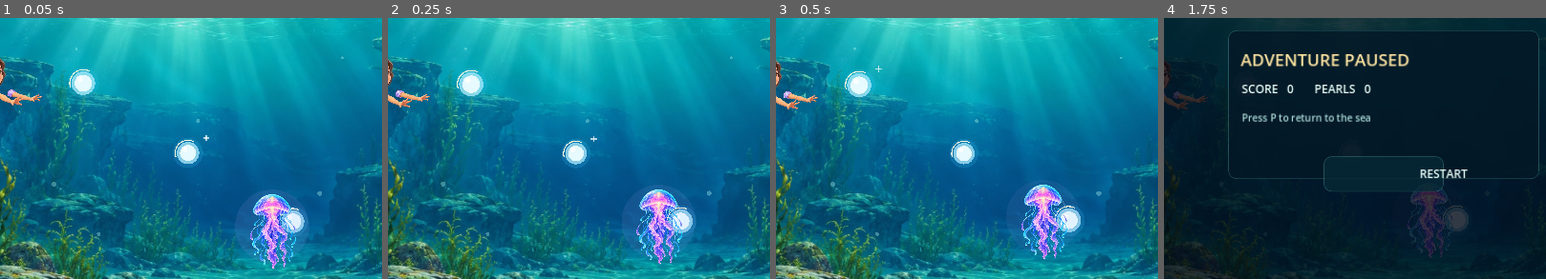
Above: before the commit, frames 1-4 (left to right).
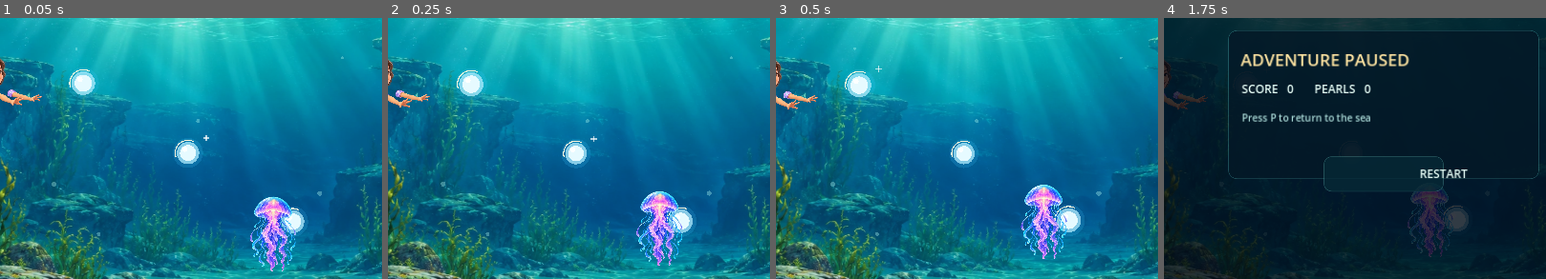
Above: after the commit, the same moments.

Repository: skhaze94-cloud/MermaidADVENTURE
Game: Godot game, scene res://godot/highland_level.tscn
Two runs of this game, one before a commit and one after it. Both use one fixed random seed, a clock stepped at 60 frames per second and the inputs below.
Inputs (mouse positions are % of the whole screen's width and height, from its top left):
- Up to frame 1 (0.05 s): no input
- Up to frame 2 (0.25 s): no input
- Up to frame 3 (0.5 s): no input
- Up to frame 4 (1.75 s): tap Enter at 0.5 s; move the mouse to (72, 45) at 0.52 s; hold Right 0.53-1.25 s; tap P at 0.6 s; click (72, 45) at 0.67 s; tap Space at 0.77, 1.25 s; drag from (30, 55) to (45, 70) at 1.27 s
The pictures show only the part of the screen within x 21-71%, y 33-83%; the shares and areas given below are measured in that part.

The runs differ from the first frame. In frame 1, 2.0% of the frame differs, in the area x 65-78%, y 67-98%; in frame 2, 1.9%; in frame 3, 0.9%; in frame 4, 0.1%.

Commit message:
Godot v0.5: native enemy animation integration, impact reaction and no idle scene redraw

Diff:
--- a/godot/highland_level.gd
+++ b/godot/highland_level.gd
@@ -67,6 +67,7 @@
 var native_rig: Node2D
 var native_fx: Node2D
 var native_boss: Node2D
+var animated_enemies: Node2D
 var premium_hud: CanvasLayer
 var water_surface: Node2D
 var world_depth: Node2D
@@ -95,6 +96,8 @@
     native_fx = get_node("NativeUnderwaterFX")
     native_rig = get_node("SarahAtlasRig")
     native_boss = get_node("CarloNativeBoss")
+    animated_enemies = get_node("AnimatedEnemySprites")
+    animated_enemies.bind_enemies(enemies)
     premium_hud = get_node("PremiumHud")
     water_surface = get_node("PaintedWaterSurface")
     world_depth = get_node("PaintedWorldDepth")
@@ -157,6 +160,8 @@
         if touches.get(event.index, "") != action:
             touches[event.index] = action
             _touch_action(action)
+    if is_instance_valid(premium_hud):
+        premium_hud.update_hud(_hud_snapshot())
     queue_redraw()
 
 func _touch_action(action: String) -> void:
@@ -309,9 +314,7 @@
     if state != "playing":
         if is_instance_valid(native_rig):
             native_rig.set_process(false)
-        if is_instance_valid(premium_hud):
-            premium_hud.update_hud(_hud_snapshot())
-        queue_redraw()
+        # Paused gameplay is static: no redraw or full-HUD rebuild per frame.
         return
     if is_instance_valid(native_rig):
         native_rig.set_process(true)
@@ -382,6 +385,9 @@
     # During the waterfall, render the refractive field in front of the shaft.
     native_fx.z_index = 1 if waterfall_active else -1
     native_fx.set_motion(pos, velocity, jump_time <= 0.0)
+    if is_instance_valid(animated_enemies):
+        animated_enemies.animate_visible(camera, time, reduced_fx,
+            get_process_delta_time(), not waterfall_active)
     if is_instance_valid(world_depth):
         world_depth.visible = not waterfall_active
         world_depth.set_camera(camera, fallen, reduced_fx)
@@ -515,6 +521,7 @@
     _say("Ouch! Careful, Sarah.", 1.6)
     native_fx.flash(Color("#ff9bad"), 0.27, 0.33)
     native_fx.splash(_hero_screen_position(), Color("#ffc1cb"), 14)
+    native_rig.play_impact()
     _vibrate(0.65, 0.42, 0.20)
     if health <= 0:
         _respawn()
@@ -688,6 +695,7 @@
     touches.clear()
     obstacles = Highland.obstacles()
     enemies = Highland.enemies()
+    animated_enemies.bind_enemies(enemies)
     treasures = Highland.treasure()
     state = "playing"
     _say("Highland Gold — your adventure begins!", 3.0)
@@ -748,7 +756,9 @@
         var x := float(enemy["x"]) - camera
         if x < -200 or x > s.x + 200:
             continue
-        _draw_enemy(enemy, Vector2(x, float(enemy["y"])))
+        if not is_instance_valid(animated_enemies) or (String(enemy["kind"]) != "crab"
+                and String(enemy["kind"]) != "eel" and String(enemy["kind"]) != "jelly"):
+            _draw_enemy(enemy, Vector2(x, float(enemy["y"])))
     if player.x > Highland.BOSS_X - s.x - 200 or camera > Highland.BOSS_X - s.x - 200:
         _draw_boss()
     for shot in bubble_shots:
